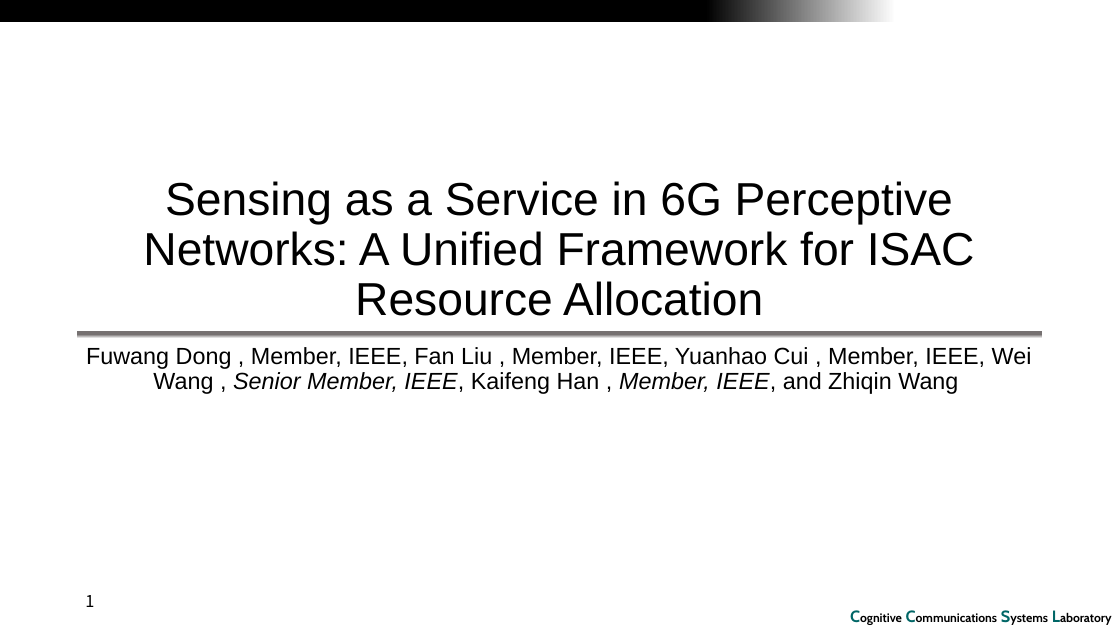
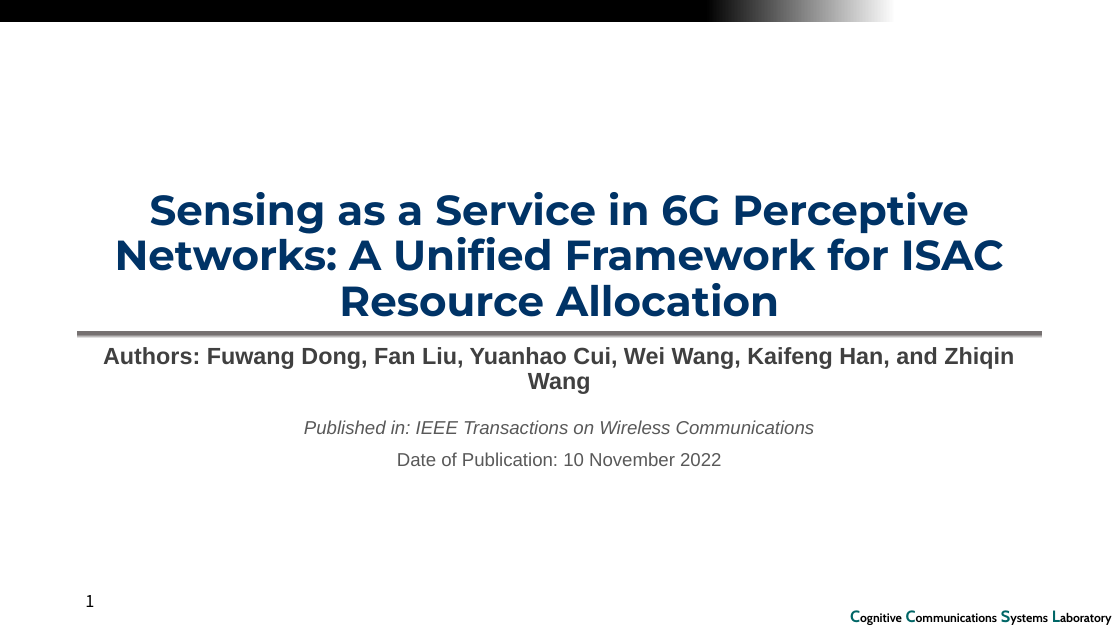
Before and after one commit to RefatHanbat/Sensing-as-a-service-in-6G-A-Unified-framework, a slide deck: slide 1 of sensing_as_a_service_fixed_word_breaks.pptx. Drawn at 1120x630 pixels with LibreOffice and Linux fonts; fonts in the diff are those of the drawing; background and template pictures are left out. Boxes give left, top, right and bottom in pixels: in the first picture for what was removed or moved away, otherwise in the second. Text is boxed around its words. In the diff, an @@ line names an element or a change of style, - is before the commit and + after.

Commit message:
updated

```diff
--- a/sensing_as_a_service_fixed_word_breaks.pptx
+++ b/sensing_as_a_service_fixed_word_breaks.pptx
@@ title "Sensing as a Service in ..." at bbox=[115, 192, 1004, 317]: size 39.6 to 36 pt, font Arial to Montserrat, text colour #000000 to #003366, bold on @@
@@ subtitle at bbox=[103, 347, 1014, 466]: text changed; size 20 to 16 pt; text colour #000000 to #595959 @@
-Fuwang Dong , Member, IEEE, Fan Liu , Member, IEEE, Yuanhao Cui , Member, IEEE, Wei Wang , Senior Member, IEEE, Kaifeng Han , Member, IEEE, and Zhiqin Wang
+Authors: Fuwang Dong, Fan Liu, Yuanhao Cui, Wei Wang, Kaifeng Han, and Zhiqin Wang
+Published in: IEEE Transactions on Wireless Communications
+Date of Publication: 10 November 2022
```
